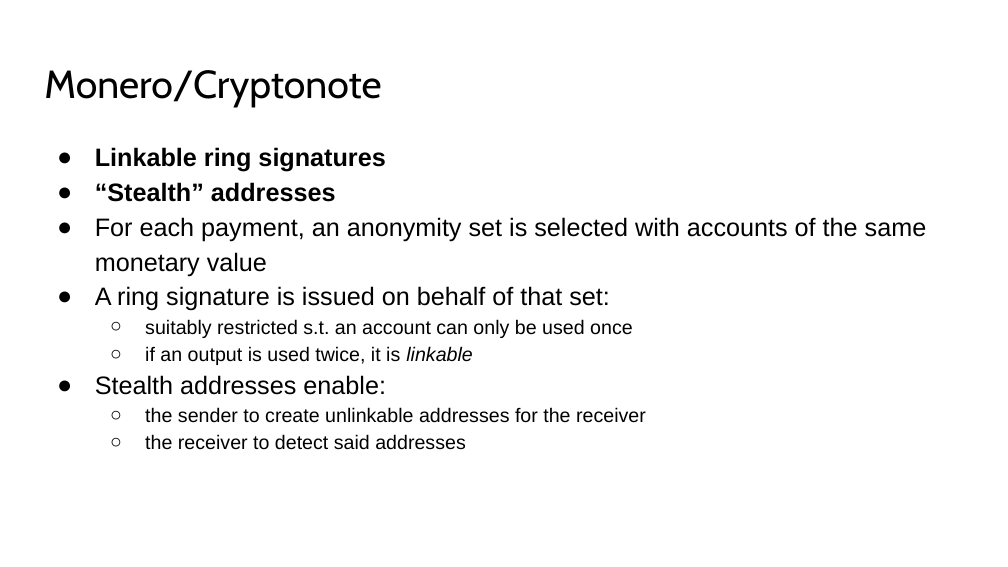
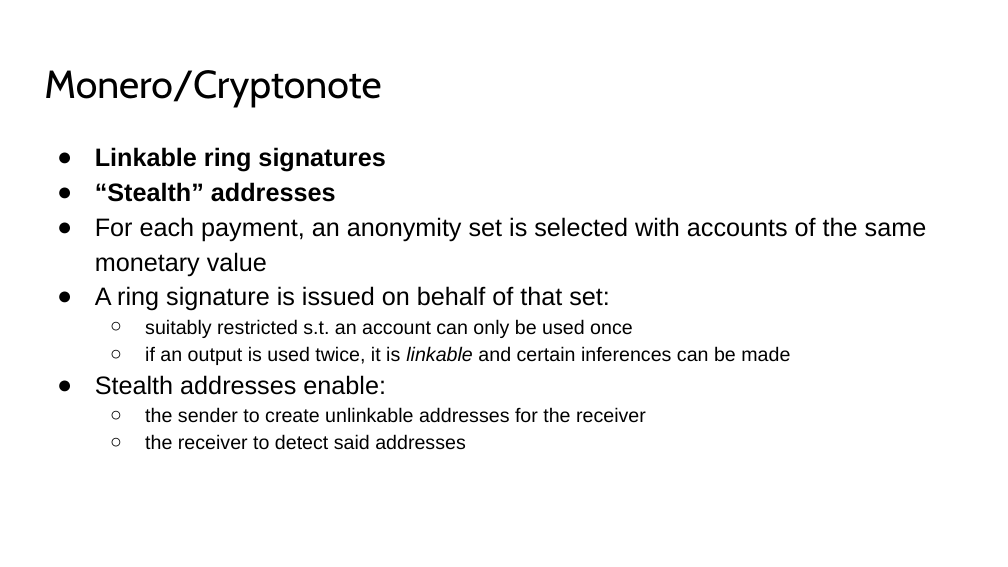
Before and after one commit to solegga/blockchaincourse, a slide deck: slide 49 of BDL2024 - 08 - Anonymity and Privacy, Network Security, Wallets.pptx (slide 47 before the commit). Drawn at 1008x567 pixels with LibreOffice and Linux fonts; fonts in the diff are those of the drawing. Boxes give left, top, right and bottom in pixels: in the first picture for what was removed or moved away, otherwise in the second. Text is boxed around its words. In the diff, an @@ line names an element or a change of style, - is before the commit and + after.

```diff
--- a/BDL2024 - 08 - Anonymity and Privacy, Network Security, Wallets.pptx
+++ b/BDL2024 - 08 - Anonymity and Privacy, Network Security, Wallets.pptx
@@ text at [145, 346, 790, 365]: text changed @@
-  ○ if an output is used twice, it is linkable
+  ○ if an output is used twice, it is linkable and certain inferences can be made
```
Also in this commit, not shown: 14 other slides changed, 2 slides added.
